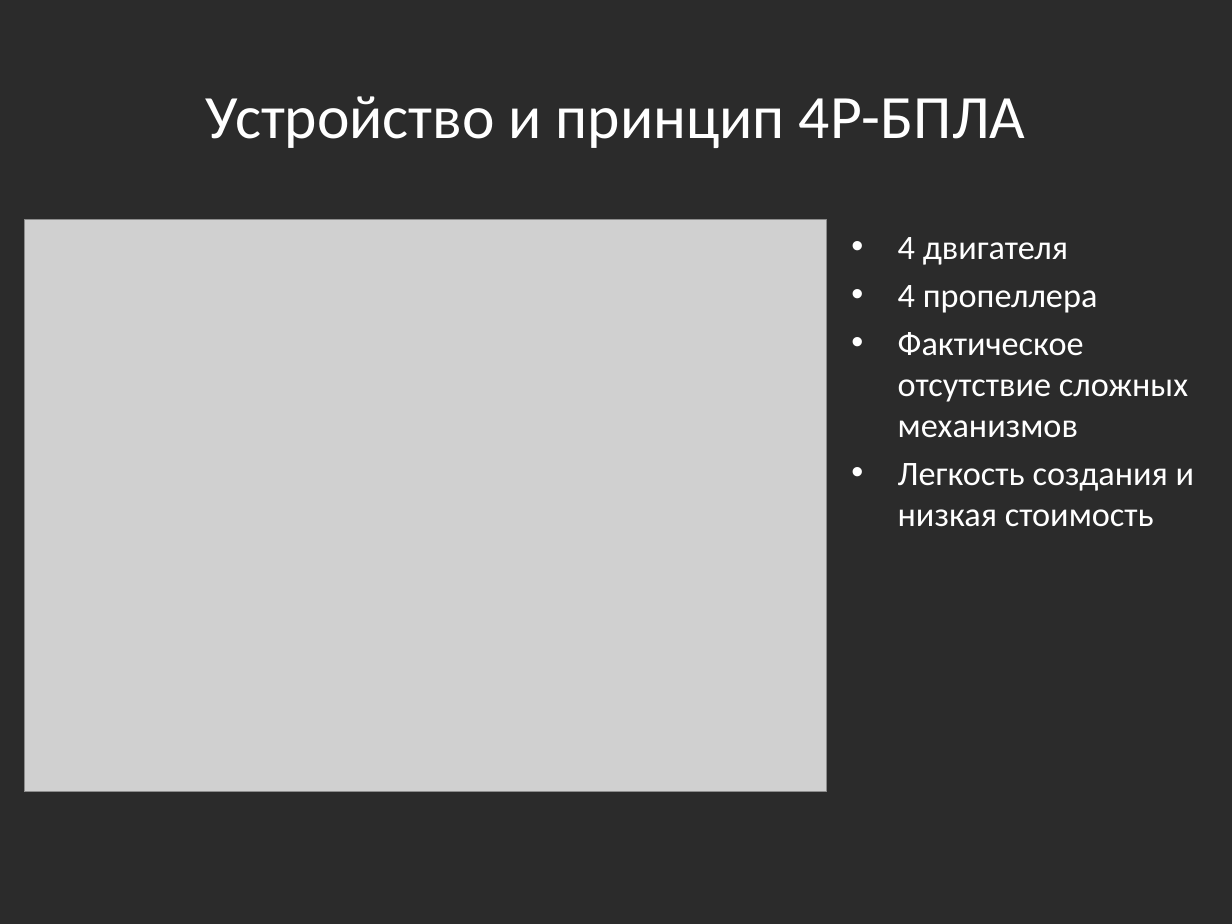
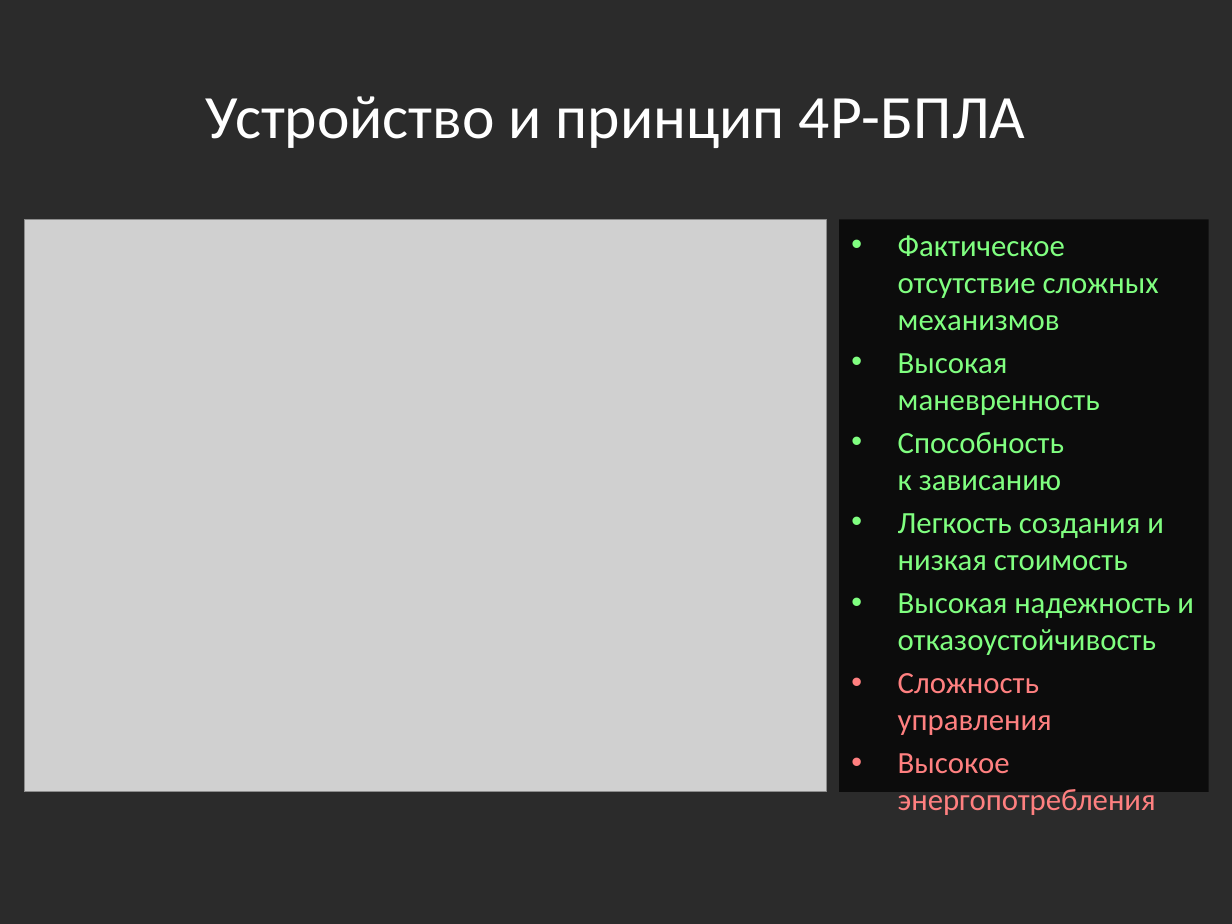
Before and after one commit to Jacobi20/quadro-xds, a slide deck: slide 6 of Docs/Medias2012_dhg.pptx. Drawn at 1232x924 pixels with LibreOffice and Linux fonts; fonts in the diff are those of the drawing; grey boxes stand for pictures; background and template pictures are left out; a plain dark background stands for a picture behind light text. Boxes give left, top, right and bottom in pixels: in the first picture for what was removed or moved away, otherwise in the second. Text is boxed around its words. In the diff, an @@ line names an element or a change of style, - is before the commit and + after.

```diff
--- a/Docs/Medias2012_dhg.pptx
+++ b/Docs/Medias2012_dhg.pptx
@@ text "Фактическое отсутствие сложных механизмов": place and size @@
-text "Фактическое отсутствие сложных механизмов" at [898, 237, 1194, 527]
+text "Фактическое отсутствие сложных механизмов" at [839, 219, 1209, 792]
@@ text "Фактическое отсутствие сложных механизмов" at [839, 219, 1209, 792]: fill none to #000000 at 70% opacity @@
@@ text at [898, 237, 1098, 313]: paragraphs removed @@
-• 4 двигателя
-• 4 пропеллера
@@ text at [898, 235, 1164, 571]: size 20 to 18 pt, text colour #FFFFFF to #80FF80 in "Фактическое отсутствие сложных механизмов", "Легкость создания и низкая стоимость" @@
@@ text at [898, 353, 1100, 491]: paragraphs added @@
+• Высокая маневренность
+• Способность
+  к зависанию
@@ text at [898, 593, 1194, 774]: paragraphs added @@
+• Высокая надежность и отказоустойчивость
+• Сложность управления
+• Высокое энергопотребления
```
Also in this commit, not shown: 5 other slides changed, 4 slides added.
